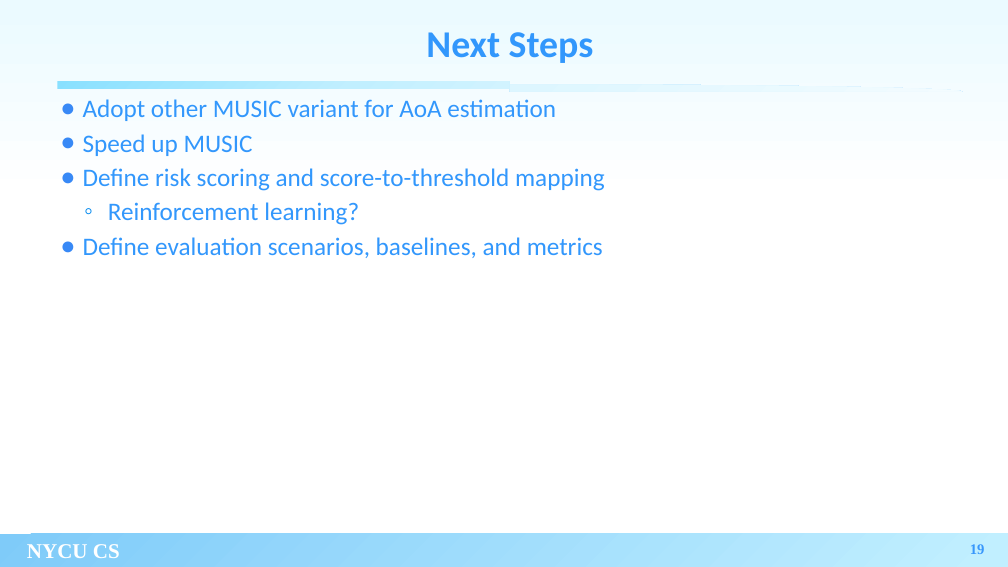
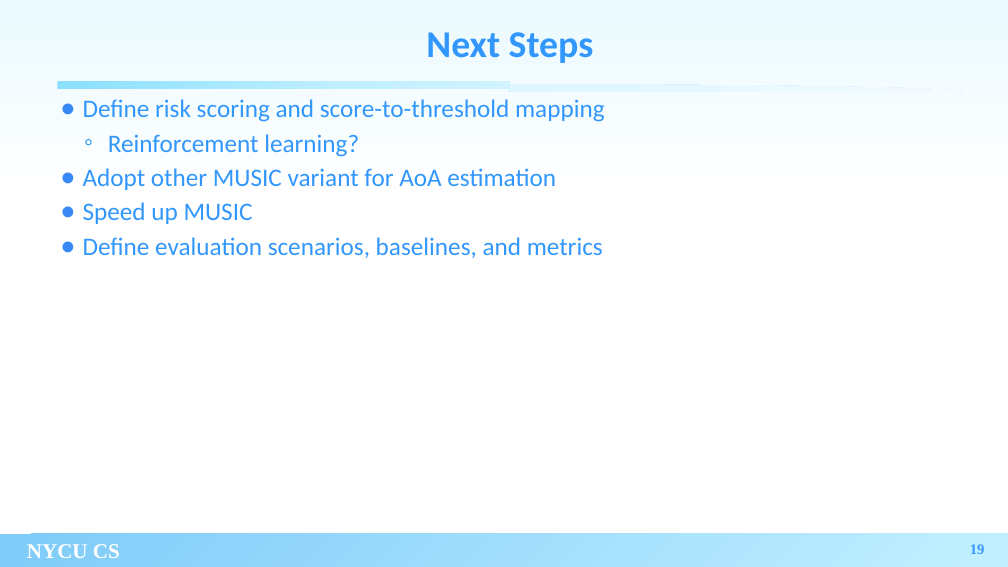
Before and after one commit to xoxonut/thesis, a slide deck: slide 19 of thesis proposal 7_20.pptx. Drawn at 1008x567 pixels with LibreOffice and Linux fonts; fonts in the diff are those of the drawing; background and template pictures are left out. Boxes give left, top, right and bottom in pixels: in the first picture for what was removed or moved away, otherwise in the second. Text is boxed around its words. In the diff, an @@ line names an element or a change of style, - is before the commit and + after.

Commit message:
123

```diff
--- a/thesis proposal 7_20.pptx
+++ b/thesis proposal 7_20.pptx
@@ text at <box>83,99,605,157</box>: paragraphs added @@
+● Define risk scoring and score-to-threshold mapping
+  ◦ Reinforcement learning?
@@ text at <box>83,168,605,225</box>: paragraphs removed @@
-● Define risk scoring and score-to-threshold mapping
-  ◦ Reinforcement learning?
```
